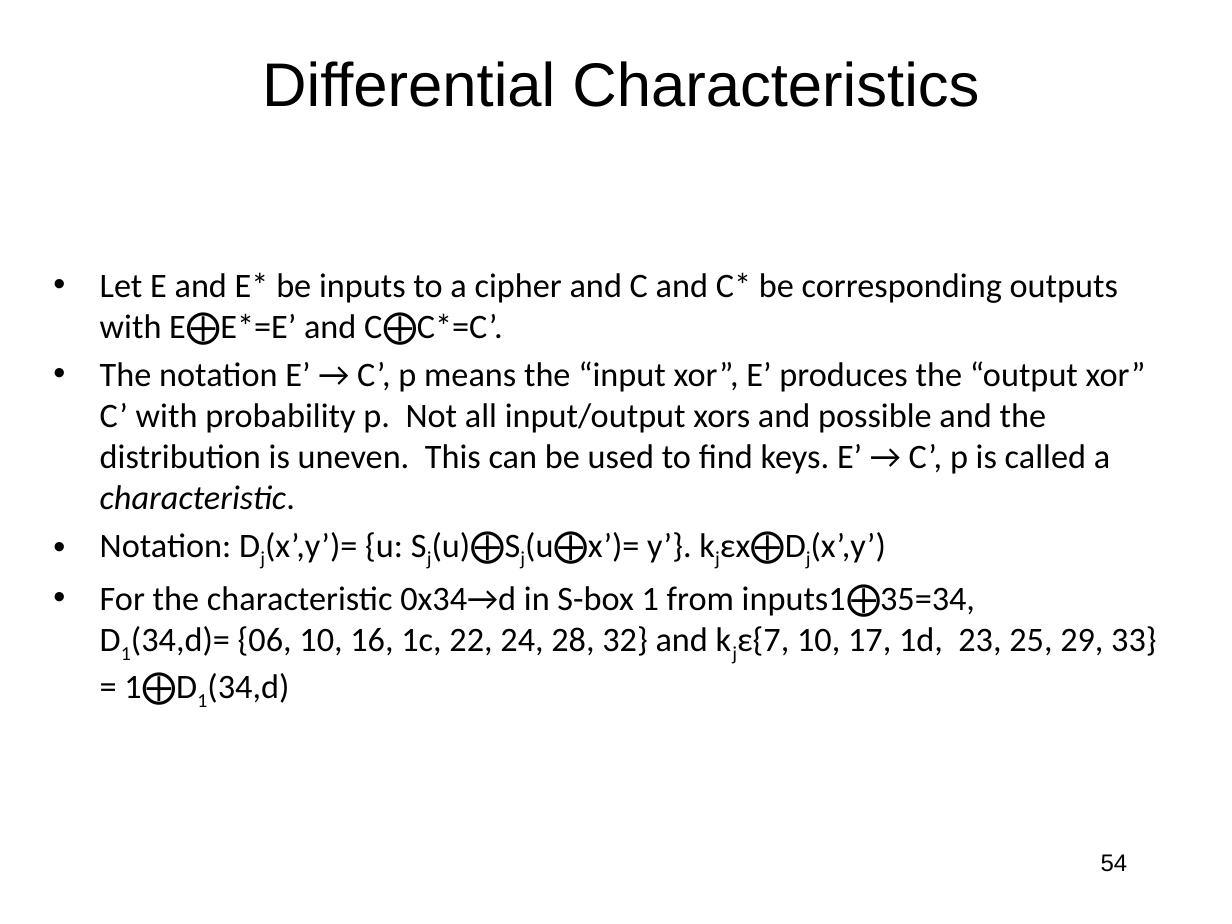
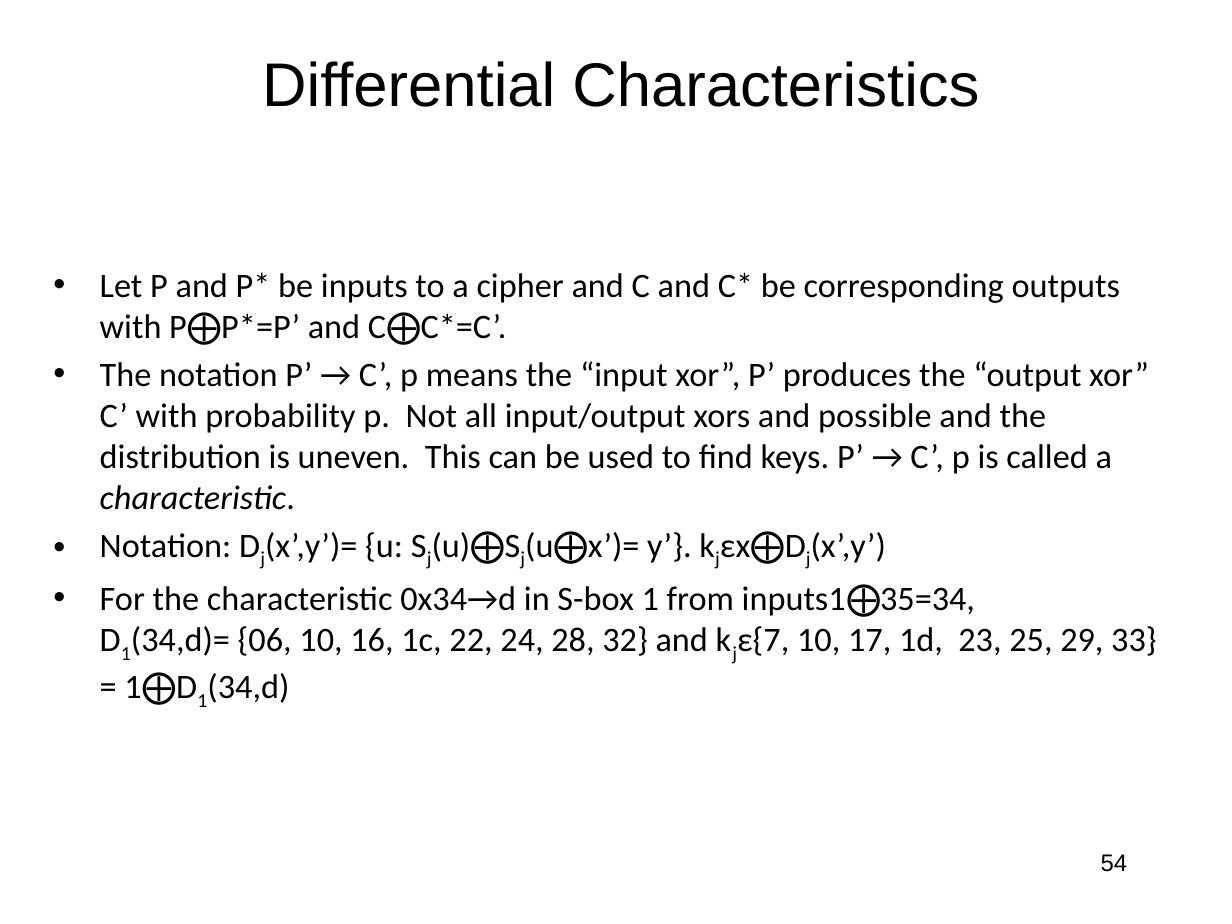
Before and after one commit to jlmucb/class_notes, a slide deck: slide 54 of BerkeleyClass/CS290Spring2013/Lectures/Cryptoclass3.pptx. Drawn at 1232x924 pixels with LibreOffice and Linux fonts; fonts in the diff are those of the drawing. Boxes give left, top, right and bottom in pixels: in the first picture for what was removed or moved away, otherwise in the second. Text is boxed around its words. In the diff, an @@ line names an element or a change of style, - is before the commit and + after.

```diff
--- a/BerkeleyClass/CS290Spring2013/Lectures/Cryptoclass3.pptx
+++ b/BerkeleyClass/CS290Spring2013/Lectures/Cryptoclass3.pptx
@@ text at (x1=100, y1=272, x2=1149, y2=510): text changed @@
-• Let E and E* be inputs to a cipher and C and C* be corresponding outputs with E⨁E*=E’ and C⨁C*=C’.
-• The notation E’ → C’, p means the “input xor”, E’ produces the “output xor” C’ with probability p. Not all input/output xors and possible and the distribution is uneven. This can be used to find keys. E’ → C’, p is called a characteristic.
+• Let P and P* be inputs to a cipher and C and C* be corresponding outputs with P⨁P*=P’ and C⨁C*=C’.
+• The notation P’ → C’, p means the “input xor”, P’ produces the “output xor” C’ with probability p. Not all input/output xors and possible and the distribution is uneven. This can be used to find keys. P’ → C’, p is called a characteristic.
```
Also in this commit, not shown: 1 other file.
